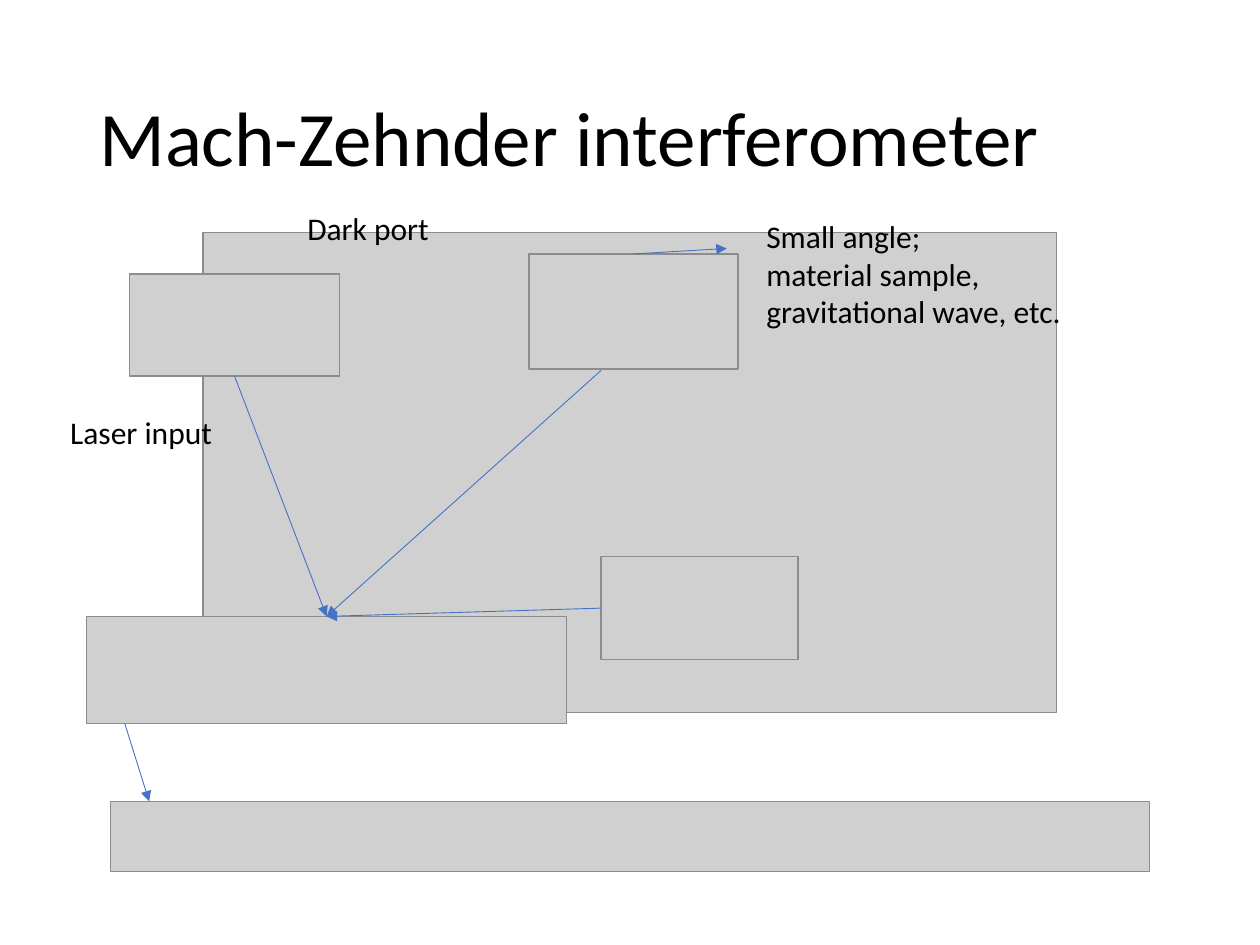
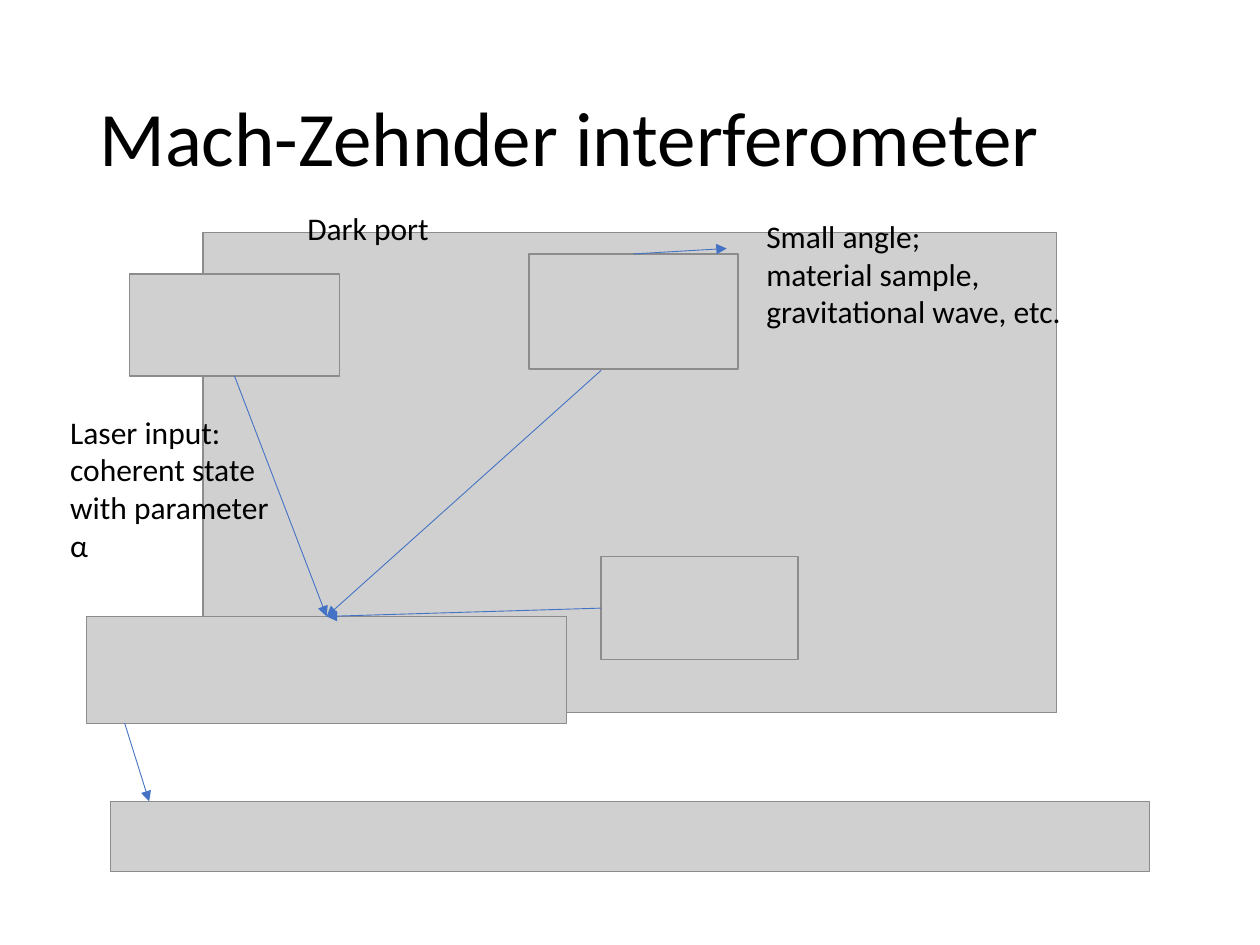
Before and after one commit to jywu20/Notes, a slide deck: slide 5 of Physics-new/yale-signal-noise/Squeezing of quantum noise.pptx. Drawn at 1260x945 pixels with LibreOffice and Linux fonts; fonts in the diff are those of the drawing; grey boxes stand for pictures. Boxes give left, top, right and bottom in pixels: in the first picture for what was removed or moved away, otherwise in the second. Text is boxed around its words. In the diff, an @@ line names an element or a change of style, - is before the commit and + after.

```diff
--- a/Physics-new/yale-signal-noise/Squeezing of quantum noise.pptx
+++ b/Physics-new/yale-signal-noise/Squeezing of quantum noise.pptx
@@ text at <box>70,417,269,558</box>: text changed @@
-Laser input
+Laser input:
+coherent state
+with parameter
+α
```
Also in this commit, not shown: 1 other slide changed, 3 other files.
